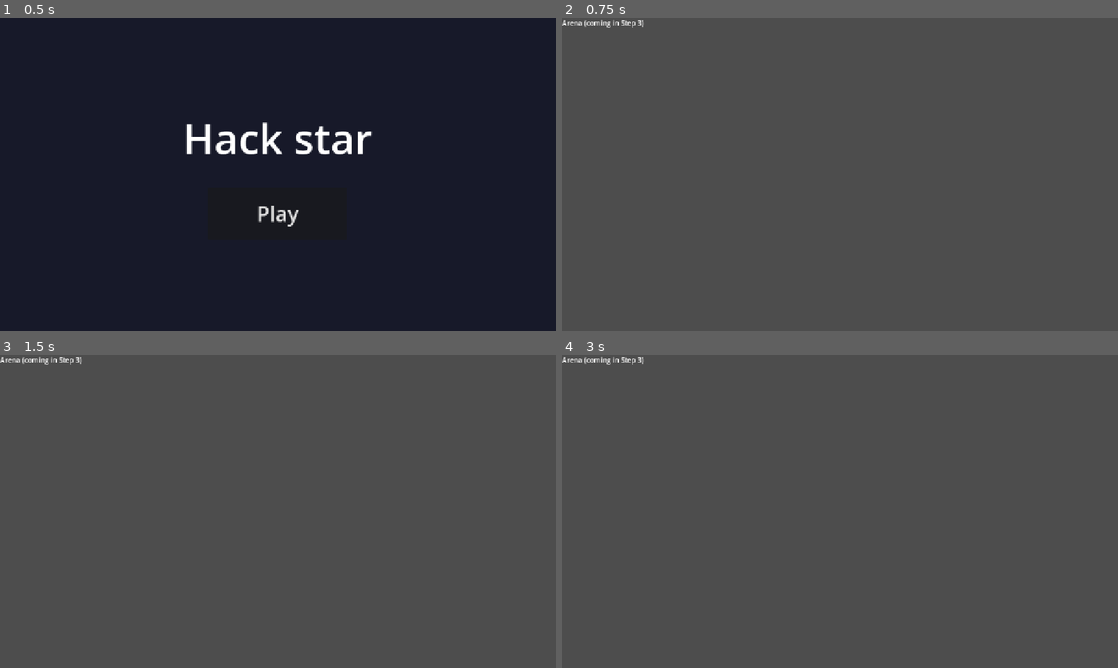
Above: before the commit, frames 1-4 (two rows, left to right).
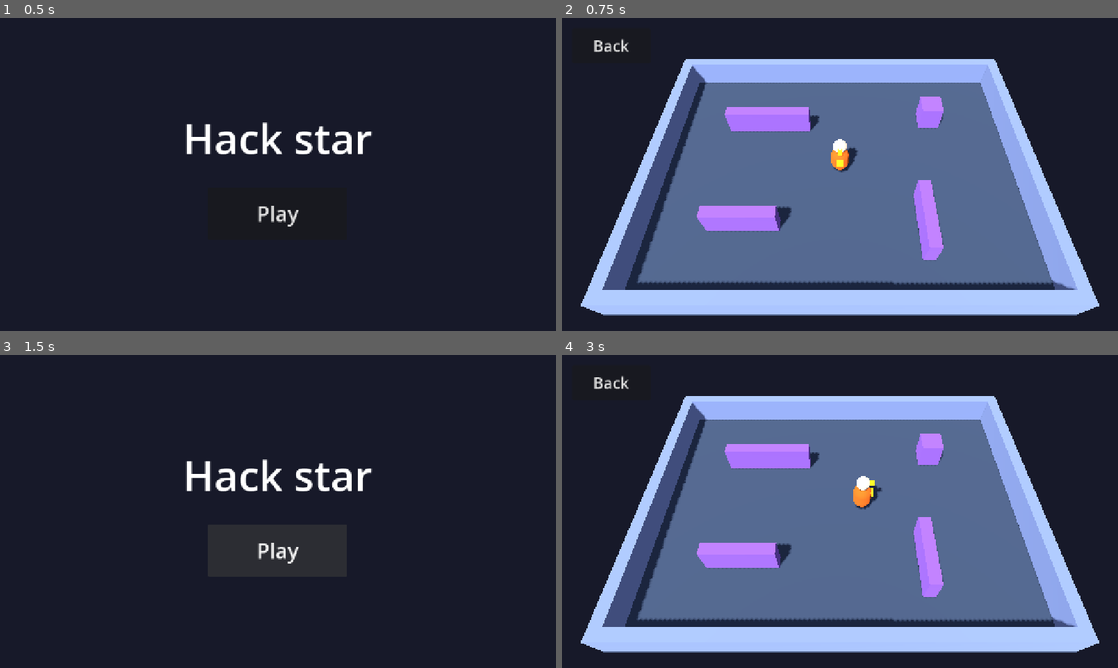
Above: after the commit, the same moments.

Repository: martinnordio/hack_star
Game: Godot game, scene res://scenes/start_screen.tscn
Same seed, same stepped clock (60 frames per second), same inputs: the game is played once before the commit and once after it.
Inputs (mouse positions are in pixels of both pictures, inside the frame that each line leads up to):
- Up to frame 1 (0.5 s): no input
- Up to frame 2 (0.75 s): click "Play" at 0.5 s
- Up to frame 3 (1.5 s): click (50, 383) at 1.25 s, where only the run after the commit has a clickable "Back"
- Up to frame 4 (3 s): click (840, 549) at 2 s, where only the run after the commit has a clickable "Play"; tap Enter at 2.75 s; move the mouse to (962, 495) at 2.77 s; hold D (move_right) from 2.78 s (still down); hold Shift from 2.78 s (still down); click (962, 495) at 2.92 s

Frame 1 is identical in both runs. In frame 2, 100% of the frame differs, in the area x 0-100%, y 0-100%; in frame 3, 100%; in frame 4, 100%.

Commit message:
Step 3: 3D arena with a fighter, keyboard and touch
Co-authored-by: Copilot <223556219+Copilot@users.noreply.github.com>

Diff:
--- /dev/null
+++ b/hack_star_godot/game/movement.gd
@@ -0,0 +1,32 @@
+class_name Movement
+extends RefCounted
+## Pure movement rule: input direction on the screen to velocity on the ground plane.
+## Screen x maps to world x, screen y (down) maps to world z (towards the camera).
+
+
+## Limits a direction to length 1 so a diagonal is never faster than a straight line.
+static func clamp_direction(direction: Vector2) -> Vector2:
+	return direction.limit_length(1.0)
+
+
+## Velocity on the ground plane (y = 0); no input gives zero velocity (the fighter stops).
+static func velocity(direction: Vector2, speed_per_second: float) -> Vector3:
+	var clamped: Vector2 = clamp_direction(direction)
+	return Vector3(clamped.x, 0.0, clamped.y) * speed_per_second
+
+
+## Distance moved in one frame of `delta` seconds.
+static func step(direction: Vector2, speed_per_second: float, delta: float) -> Vector3:
+	return velocity(direction, speed_per_second) * delta
+
+
+## Joystick direction from the finger's offset to the joystick centre, length at most 1.
+static func joystick_direction(offset: Vector2, radius: float) -> Vector2:
+	if radius <= 0.0:
+		return Vector2.ZERO
+	return clamp_direction(offset / radius)
+
+
+## Rotation around y that turns a node's forward (-z) towards the direction.
+static func facing_yaw(direction: Vector2) -> float:
+	return atan2(-direction.x, -direction.y)
--- /dev/null
+++ b/hack_star_godot/scenes/arena.gd
@@ -0,0 +1,71 @@
+extends Node3D
+## The arena: floor, walls, one fighter, a camera above and behind it, and the HUD.
+## Keyboard and touch joystick feed the same movement rule (`game/movement.gd`).
+
+const START_SCREEN: String = "res://scenes/start_screen.tscn"
+## The camera looks at this point from above and behind (towards +z), at this angle down.
+const CAMERA_TARGET: Vector3 = Vector3(0.0, 0.0, 0.4)
+const CAMERA_PITCH_DEGREES: float = 55.0
+const CAMERA_MIN_DISTANCE: float = 8.0
+const CAMERA_MAX_DISTANCE: float = 60.0
+const CAMERA_DISTANCE_STEP: float = 0.25
+## Top corners of the outer walls: the camera moves back until all of them are in view.
+const ARENA_CORNERS: Array[Vector3] = [
+	Vector3(-8.5, 1.2, -6.5),
+	Vector3(8.5, 1.2, -6.5),
+	Vector3(-8.5, 1.2, 6.5),
+	Vector3(8.5, 1.2, 6.5),
+]
+## Free border around the arena as a share of the screen; more at the top for the Back button.
+const FRAME_MARGIN: float = 0.03
+const FRAME_TOP_MARGIN: float = 0.12
+
+## When false, the fighter keeps the `input_direction` set from outside (tests).
+var read_player_input: bool = true
+
+@onready var _fighter: Fighter = $Fighter
+@onready var _camera: Camera3D = $Camera
+@onready var _joystick: TouchJoystick = $Hud/TouchJoystick
+@onready var _back_button: Button = $Hud/BackButton
+
+
+func _ready() -> void:
+	_back_button.pressed.connect(_on_back_pressed)
+	get_viewport().size_changed.connect(_frame_camera)
+	_frame_camera()
+
+
+func _physics_process(_delta: float) -> void:
+	if not read_player_input:
+		return
+	var keys: Vector2 = Input.get_vector("move_left", "move_right", "move_up", "move_down")
+	_fighter.input_direction = Movement.clamp_direction(keys + _joystick.direction)
+
+
+## Places the camera as close as possible while the whole arena fits the screen, so it
+## works in landscape and portrait.
+func _frame_camera() -> void:
+	var view_size: Vector2 = get_viewport().get_visible_rect().size
+	var allowed: Rect2 = Rect2(
+		view_size * Vector2(FRAME_MARGIN, FRAME_TOP_MARGIN),
+		view_size * Vector2(1.0 - 2.0 * FRAME_MARGIN, 1.0 - FRAME_TOP_MARGIN - FRAME_MARGIN)
+	)
+	var pitch: float = deg_to_rad(CAMERA_PITCH_DEGREES)
+	var backwards: Vector3 = Vector3(0.0, sin(pitch), cos(pitch))
+	var distance: float = CAMERA_MIN_DISTANCE
+	while distance < CAMERA_MAX_DISTANCE:
+		_camera.look_at_from_position(CAMERA_TARGET + backwards * distance, CAMERA_TARGET)
+		if _corners_inside(allowed):
+			return
+		distance += CAMERA_DISTANCE_STEP
+
+
+func _corners_inside(allowed: Rect2) -> bool:
+	for corner: Vector3 in ARENA_CORNERS:
+		if not allowed.has_point(_camera.unproject_position(corner)):
+			return false
+	return true
+
+
+func _on_back_pressed() -> void:
+	get_tree().change_scene_to_file(START_SCREEN)
--- a/hack_star_godot/scenes/arena.tscn
+++ b/hack_star_godot/scenes/arena.tscn
@@ -1,8 +1,208 @@
 [gd_scene format=3]
 
+[ext_resource type="Script" path="res://scenes/arena.gd" id="1_arena"]
+[ext_resource type="PackedScene" path="res://scenes/fighter.tscn" id="2_fighter"]
+[ext_resource type="PackedScene" path="res://scenes/touch_joystick.tscn" id="3_joystick"]
+
+[sub_resource type="Environment" id="Environment_arena"]
+background_mode = 1
+background_color = Color(0.09, 0.1, 0.16, 1)
+ambient_light_source = 2
+ambient_light_color = Color(0.75, 0.8, 1, 1)
+ambient_light_energy = 0.45
+
+[sub_resource type="StandardMaterial3D" id="StandardMaterial3D_floor"]
+albedo_color = Color(0.24, 0.29, 0.36, 1)
+
+[sub_resource type="StandardMaterial3D" id="StandardMaterial3D_border"]
+albedo_color = Color(0.5, 0.56, 0.7, 1)
+
+[sub_resource type="StandardMaterial3D" id="StandardMaterial3D_inner"]
+albedo_color = Color(0.55, 0.36, 0.72, 1)
+
+[sub_resource type="BoxMesh" id="BoxMesh_Floor"]
+material = SubResource("StandardMaterial3D_floor")
+size = Vector3(17, 0.2, 13)
+
+[sub_resource type="BoxShape3D" id="BoxShape3D_Floor"]
+size = Vector3(17, 0.2, 13)
+
+[sub_resource type="BoxMesh" id="BoxMesh_WallNorth"]
+material = SubResource("StandardMaterial3D_border")
+size = Vector3(17, 1.2, 0.5)
+
+[sub_resource type="BoxShape3D" id="BoxShape3D_WallNorth"]
+size = Vector3(17, 1.2, 0.5)
+
+[sub_resource type="BoxMesh" id="BoxMesh_WallSouth"]
+material = SubResource("StandardMaterial3D_border")
+size = Vector3(17, 1.2, 0.5)
+
+[sub_resource type="BoxShape3D" id="BoxShape3D_WallSouth"]
+size = Vector3(17, 1.2, 0.5)
+
+[sub_resource type="BoxMesh" id="BoxMesh_WallWest"]
+material = SubResource("StandardMaterial3D_border")
+size = Vector3(0.5, 1.2, 12)
+
+[sub_resource type="BoxShape3D" id="BoxShape3D_WallWest"]
+size = Vector3(0.5, 1.2, 12)
+
+[sub_resource type="BoxMesh" id="BoxMesh_WallEast"]
+material = SubResource("StandardMaterial3D_border")
+size = Vector3(0.5, 1.2, 12)
+
+[sub_resource type="BoxShape3D" id="BoxShape3D_WallEast"]
+size = Vector3(0.5, 1.2, 12)
+
+[sub_resource type="BoxMesh" id="BoxMesh_InnerWallA"]
+material = SubResource("StandardMaterial3D_inner")
+size = Vector3(4, 1.2, 0.5)
+
+[sub_resource type="BoxShape3D" id="BoxShape3D_InnerWallA"]
+size = Vector3(4, 1.2, 0.5)
+
+[sub_resource type="BoxMesh" id="BoxMesh_InnerWallB"]
+material = SubResource("StandardMaterial3D_inner")
+size = Vector3(0.5, 1.2, 3)
+
+[sub_resource type="BoxShape3D" id="BoxShape3D_InnerWallB"]
+size = Vector3(0.5, 1.2, 3)
+
+[sub_resource type="BoxMesh" id="BoxMesh_InnerWallC"]
+material = SubResource("StandardMaterial3D_inner")
+size = Vector3(3, 1.2, 0.5)
+
+[sub_resource type="BoxShape3D" id="BoxShape3D_InnerWallC"]
+size = Vector3(3, 1.2, 0.5)
+
+[sub_resource type="BoxMesh" id="BoxMesh_Pillar"]
+material = SubResource("StandardMaterial3D_inner")
+size = Vector3(1, 1.2, 1)
+
+[sub_resource type="BoxShape3D" id="BoxShape3D_Pillar"]
+size = Vector3(1, 1.2, 1)
+
 [node name="Arena" type="Node3D"]
-
-[node name="Placeholder" type="Label" parent="."]
-offset_right = 400.0
-offset_bottom = 40.0
-text = "Arena (coming in Step 3)"
+script = ExtResource("1_arena")
+
+[node name="WorldEnvironment" type="WorldEnvironment" parent="."]
+environment = SubResource("Environment_arena")
+
+[node name="Sun" type="DirectionalLight3D" parent="."]
+rotation = Vector3(-0.95, -0.55, 0)
+light_energy = 0.9
+shadow_enabled = true
+
+[node name="Camera" type="Camera3D" parent="."]
+position = Vector3(0, 15, 10.5)
+rotation = Vector3(-0.9601, 0, 0)
+current = true
+fov = 50.0
+
+[node name="Floor" type="StaticBody3D" parent="."]
+position = Vector3(0, -0.1, 0)
+
+[node name="Mesh" type="MeshInstance3D" parent="Floor"]
+mesh = SubResource("BoxMesh_Floor")
+
+[node name="Collision" type="CollisionShape3D" parent="Floor"]
+shape = SubResource("BoxShape3D_Floor")
+
+[node name="Walls" type="Node3D" parent="."]
+
+[node name="WallNorth" type="StaticBody3D" parent="Walls"]
+position = Vector3(0, 0.6, -6.25)
+
+[node name="Mesh" type="MeshInstance3D" parent="Walls/WallNorth"]
+mesh = SubResource("BoxMesh_WallNorth")
+
+[node name="Collision" type="CollisionShape3D" parent="Walls/WallNorth"]
+shape = SubResource("BoxShape3D_WallNorth")
+
+[node name="WallSouth" type="StaticBody3D" parent="Walls"]
+position = Vector3(0, 0.6, 6.25)
+
+[node name="Mesh" type="MeshInstance3D" parent="Walls/WallSouth"]
+mesh = SubResource("BoxMesh_WallSouth")
+
+[node name="Collision" type="CollisionShape3D" parent="Walls/WallSouth"]
+shape = SubResource("BoxShape3D_WallSouth")
+
+[node name="WallWest" type="StaticBody3D" parent="Walls"]
+position = Vector3(-8.25, 0.6, 0)
+
+[node name="Mesh" type="MeshInstance3D" parent="Walls/WallWest"]
+mesh = SubResource("BoxMesh_WallWest")
+
+[node name="Collision" type="CollisionShape3D" parent="Walls/WallWest"]
+shape = SubResource("BoxShape3D_WallWest")
+
+[node name="WallEast" type="StaticBody3D" parent="Walls"]
+position = Vector3(8.25, 0.6, 0)
+
+[node name="Mesh" type="MeshInstance3D" parent="Walls/WallEast"]
+mesh = SubResource("BoxMesh_WallEast")
+
+[node name="Collision" type="CollisionShape3D" parent="Walls/WallEast"]
+shape = SubResource("BoxShape3D_WallEast")
+
+[node name="InnerWallA" type="StaticBody3D" parent="Walls"]
+position = Vector3(-3.5, 0.6, -2.5)
+
+[node name="Mesh" type="MeshInstance3D" parent="Walls/InnerWallA"]
+mesh = SubResource("BoxMesh_InnerWallA")
+
+[node name="Collision" type="CollisionShape3D" parent="Walls/InnerWallA"]
+shape = SubResource("BoxShape3D_InnerWallA")
+
+[node name="InnerWallB" type="StaticBody3D" parent="Walls"]
+position = Vector3(3.5, 0.6, 3)
+
+[node name="Mesh" type="MeshInstance3D" parent="Walls/InnerWallB"]
+mesh = SubResource("BoxMesh_InnerWallB")
+
+[node name="Collision" type="CollisionShape3D" parent="Walls/InnerWallB"]
+shape = SubResource("BoxShape3D_InnerWallB")
+
+[node name="InnerWallC" type="StaticBody3D" parent="Walls"]
+position = Vector3(-4, 0.6, 3)
+
+[node name="Mesh" type="MeshInstance3D" parent="Walls/InnerWallC"]
+mesh = SubResource("BoxMesh_InnerWallC")
+
+[node name="Collision" type="CollisionShape3D" parent="Walls/InnerWallC"]
+shape = SubResource("BoxShape3D_InnerWallC")
+
+[node name="Pillar" type="StaticBody3D" parent="Walls"]
+position = Vector3(4.5, 0.6, -3)
+
+[node name="Mesh" type="MeshInstance3D" parent="Walls/Pillar"]
+mesh = SubResource("BoxMesh_Pillar")
+
+[node name="Collision" type="CollisionShape3D" parent="Walls/Pillar"]
+shape = SubResource("BoxShape3D_Pillar")
+
+[node name="Fighter" parent="." instance=ExtResource("2_fighter")]
+rotation = Vector3(0, 3.1416, 0)
+
+[node name="Hud" type="CanvasLayer" parent="."]
+
+[node name="BackButton" type="Button" parent="Hud"]
+custom_minimum_size = Vector2(180, 80)
+offset_left = 24.0
+offset_top = 24.0
+offset_right = 204.0
+offset_bottom = 104.0
+theme_override_font_sizes/font_size = 36
+text = "Back"
+
+[node name="TouchJoystick" parent="Hud" instance=ExtResource("3_joystick")]
+anchors_preset = 2
+anchor_top = 1.0
+anchor_bottom = 1.0
+offset_left = 32.0
+offset_top = -272.0
+offset_right = 272.0
+offset_bottom = -32.0
+grow_vertical = 0
--- /dev/null
+++ b/hack_star_godot/scenes/fighter.gd
@@ -0,0 +1,16 @@
+class_name Fighter
+extends CharacterBody3D
+## A fighter that walks on the ground plane. The arena sets `input_direction` every physics
+## frame from the keyboard and the touch joystick; tests may set it directly.
+
+@export var speed_per_second: float = 5.0
+
+## Direction from the keyboard or the joystick, length at most 1.
+var input_direction: Vector2 = Vector2.ZERO
+
+
+func _physics_process(_delta: float) -> void:
+	velocity = Movement.velocity(input_direction, speed_per_second)
+	move_and_slide()
+	if not input_direction.is_zero_approx():
+		rotation.y = Movement.facing_yaw(input_direction)
--- /dev/null
+++ b/hack_star_godot/scenes/fighter.tscn
@@ -0,0 +1,61 @@
+[gd_scene format=3]
+
+[ext_resource type="Script" path="res://scenes/fighter.gd" id="1_fighter"]
+
+[sub_resource type="CapsuleShape3D" id="CapsuleShape3D_body"]
+radius = 0.4
+height = 1.6
+
+[sub_resource type="StandardMaterial3D" id="StandardMaterial3D_body"]
+albedo_color = Color(0.95, 0.42, 0.12, 1)
+
+[sub_resource type="CapsuleMesh" id="CapsuleMesh_body"]
+material = SubResource("StandardMaterial3D_body")
+radius = 0.4
+height = 1.2
+
+[sub_resource type="StandardMaterial3D" id="StandardMaterial3D_head"]
+albedo_color = Color(1, 0.84, 0.68, 1)
+
+[sub_resource type="SphereMesh" id="SphereMesh_head"]
+material = SubResource("StandardMaterial3D_head")
+radius = 0.3
+height = 0.6
+
+[sub_resource type="StandardMaterial3D" id="StandardMaterial3D_marker"]
+albedo_color = Color(1, 0.92, 0.1, 1)
+emission_enabled = true
+emission = Color(1, 0.85, 0, 1)
+emission_energy_multiplier = 0.6
+
+[sub_resource type="BoxMesh" id="BoxMesh_nose"]
+material = SubResource("StandardMaterial3D_marker")
+size = Vector3(0.16, 0.16, 0.3)
+
+[sub_resource type="BoxMesh" id="BoxMesh_chest"]
+material = SubResource("StandardMaterial3D_marker")
+size = Vector3(0.3, 0.3, 0.2)
+
+[node name="Fighter" type="CharacterBody3D"]
+motion_mode = 1
+script = ExtResource("1_fighter")
+
+[node name="Collision" type="CollisionShape3D" parent="."]
+position = Vector3(0, 0.9, 0)
+shape = SubResource("CapsuleShape3D_body")
+
+[node name="Body" type="MeshInstance3D" parent="."]
+position = Vector3(0, 0.7, 0)
+mesh = SubResource("CapsuleMesh_body")
+
+[node name="Head" type="MeshInstance3D" parent="."]
+position = Vector3(0, 1.55, 0)
+mesh = SubResource("SphereMesh_head")
+
+[node name="Nose" type="MeshInstance3D" parent="."]
+position = Vector3(0, 1.58, -0.32)
+mesh = SubResource("BoxMesh_nose")
+
+[node name="Chest" type="MeshInstance3D" parent="."]
+position = Vector3(0, 0.9, -0.38)
+mesh = SubResource("BoxMesh_chest")
--- /dev/null
+++ b/hack_star_godot/scenes/touch_joystick.gd
@@ -0,0 +1,56 @@
+class_name TouchJoystick
+extends Control
+## On-screen joystick, shown only on touch screens. `direction` has length at most 1:
+## right is +x, down is +y, like the keyboard's `Input.get_vector`.
+
+@export var radius: float = 90.0
+@export var knob_radius: float = 40.0
+
+var direction: Vector2 = Vector2.ZERO
+var _touch_index: int = -1
+
+
+func _ready() -> void:
+	visible = DisplayServer.is_touchscreen_available()
+
+
+func _input(event: InputEvent) -> void:
+	if not visible:
+		return
+	if event is InputEventScreenTouch:
+		var touch: InputEventScreenTouch = event
+		if touch.pressed and _touch_index == -1 and get_global_rect().has_point(touch.position):
+			_touch_index = touch.index
+			_follow(touch.position)
+			get_viewport().set_input_as_handled()
+		elif not touch.pressed and touch.index == _touch_index:
+			_release()
+	elif event is InputEventScreenDrag:
+		var drag: InputEventScreenDrag = event
+		if drag.index == _touch_index:
+			_follow(drag.position)
+			get_viewport().set_input_as_handled()
+
+
+func _notification(what: int) -> void:
+	if what == NOTIFICATION_VISIBILITY_CHANGED and not visible:
+		_release()
+
+
+func _draw() -> void:
+	var centre: Vector2 = size / 2.0
+	draw_circle(centre, radius, Color(1, 1, 1, 0.15))
+	draw_arc(centre, radius, 0.0, TAU, 64, Color(1, 1, 1, 0.5), 3.0, true)
+	draw_circle(centre + direction * radius, knob_radius, Color(1, 1, 1, 0.6))
+
+
+func _follow(screen_position: Vector2) -> void:
+	var offset: Vector2 = screen_position - get_global_rect().get_center()
+	direction = Movement.joystick_direction(offset, radius)
+	queue_redraw()
+
+
+func _release() -> void:
+	_touch_index = -1
+	direction = Vector2.ZERO
+	queue_redraw()
--- /dev/null
+++ b/hack_star_godot/scenes/touch_joystick.tscn
@@ -0,0 +1,12 @@
+[gd_scene format=3]
+
+[ext_resource type="Script" path="res://scenes/touch_joystick.gd" id="1_joystick"]
+
+[node name="TouchJoystick" type="Control"]
+custom_minimum_size = Vector2(240, 240)
+layout_mode = 3
+anchors_preset = 0
+offset_right = 240.0
+offset_bottom = 240.0
+mouse_filter = 2
+script = ExtResource("1_joystick")
--- /dev/null
+++ b/hack_star_godot/tests/test_arena.gd
@@ -0,0 +1,59 @@
+extends GutTest
+
+const ARENA_SCENE: PackedScene = preload("res://scenes/arena.tscn")
+## Inner face of the east wall (x = 8.25 - 0.25) and the north/south walls (z = 6.25 - 0.25).
+const EAST_WALL_INNER_X: float = 8.0
+const SOUTH_WALL_INNER_Z: float = 6.0
+
+var _arena: Node3D
+
+
+func before_each() -> void:
+	_arena = ARENA_SCENE.instantiate()
+	add_child_autofree(_arena)
+
+
+func test_arena_has_fighter_camera_and_walls() -> void:
+	var fighter: Node = _arena.get_node("Fighter")
+	assert_true(fighter is CharacterBody3D, "fighter is a CharacterBody3D")
+	var camera: Camera3D = _arena.get_node("Camera")
+	assert_true(camera.current, "camera is the current camera")
+	var forward: Vector3 = -camera.global_basis.z
+	assert_gt(camera.global_position.y, 0.0, "camera is above the floor")
+	assert_lt(forward.y, 0.0, "camera looks down")
+	assert_lt(forward.z, 0.0, "camera looks from behind, at an angle")
+	var walls: Array[Node] = _arena.get_node("Walls").get_children()
+	assert_gte(walls.size(), 7, "four border walls and some inner walls")
+	for wall: Node in walls:
+		assert_true(wall is StaticBody3D, "%s is a StaticBody3D" % wall.name)
+	assert_true(_arena.get_node("Floor") is StaticBody3D, "floor is a StaticBody3D")
+
+
+func test_camera_frames_the_whole_arena() -> void:
+	var camera: Camera3D = _arena.get_node("Camera")
+	var view: Rect2 = _arena.get_viewport().get_visible_rect()
+	for x: float in [-8.5, 8.5]:
+		for z: float in [-6.5, 6.5]:
+			var corner: Vector3 = Vector3(x, 1.2, z)
+			assert_true(view.has_point(camera.unproject_position(corner)), "%s in view" % corner)
+
+
+func test_arena_has_back_button_and_joystick() -> void:
+	var back: Button = _arena.get_node("Hud/BackButton")
+	assert_eq(back.text, "Back")
+	assert_not_null(_arena.get_node("Hud/TouchJoystick"))
+
+
+func test_fighter_stops_at_east_wall() -> void:
+	var fighter: Fighter = _arena.get_node("Fighter")
+	_arena.read_player_input = false
+	fighter.input_direction = Vector2.RIGHT
+	# 150 frames at 60 per second and 5 m/s is 12.5 m, more than the 8 m to the wall.
+	await wait_physics_frames(150)
+	var position: Vector3 = fighter.global_position
+	assert_lt(position.x, EAST_WALL_INNER_X, "fighter stays inside the east wall")
+	assert_gt(position.x, EAST_WALL_INNER_X - 1.0, "fighter reached the east wall")
+	assert_lt(absf(position.z), SOUTH_WALL_INNER_Z, "fighter stays between north and south")
+	assert_almost_eq(position.y, 0.0, 0.01, "fighter stays on the floor")
+	assert_gt(fighter.rotation.y, -PI / 2.0 - 0.01, "fighter faces east")
+	assert_lt(fighter.rotation.y, -PI / 2.0 + 0.01, "fighter faces east")
--- /dev/null
+++ b/hack_star_godot/tests/test_movement.gd
@@ -0,0 +1,45 @@
+extends GutTest
+
+const SPEED: float = 5.0
+
+
+func test_straight_right_moves_along_x_at_speed() -> void:
+	var velocity: Vector3 = Movement.velocity(Vector2.RIGHT, SPEED)
+	assert_almost_eq(velocity, Vector3(SPEED, 0.0, 0.0), Vector3.ONE * 0.0001)
+
+
+func test_up_moves_away_from_camera() -> void:
+	var velocity: Vector3 = Movement.velocity(Vector2.UP, SPEED)
+	assert_almost_eq(velocity, Vector3(0.0, 0.0, -SPEED), Vector3.ONE * 0.0001)
+
+
+func test_diagonal_is_not_faster() -> void:
+	var velocity: Vector3 = Movement.velocity(Vector2(1.0, 1.0), SPEED)
+	assert_almost_eq(velocity.length(), SPEED, 0.0001)
+	assert_almost_eq(velocity.y, 0.0, 0.0001)
+
+
+func test_no_input_stops() -> void:
+	assert_eq(Movement.velocity(Vector2.ZERO, SPEED), Vector3.ZERO)
+
+
+func test_step_scales_with_delta() -> void:
+	var moved: Vector3 = Movement.step(Vector2.LEFT, SPEED, 0.5)
+	assert_almost_eq(moved, Vector3(-SPEED * 0.5, 0.0, 0.0), Vector3.ONE * 0.0001)
+
+
+func test_joystick_length_is_clamped() -> void:
+	var far: Vector2 = Movement.joystick_direction(Vector2(300.0, 400.0), 100.0)
+	assert_almost_eq(far.length(), 1.0, 0.0001)
+	assert_almost_eq(far, Vector2(0.6, 0.8), Vector2.ONE * 0.0001)
+
+
+func test_joystick_inside_keeps_partial_length() -> void:
+	var half: Vector2 = Movement.joystick_direction(Vector2(0.0, -50.0), 100.0)
+	assert_almost_eq(half, Vector2(0.0, -0.5), Vector2.ONE * 0.0001)
+
+
+func test_facing_yaw_turns_forward_towards_direction() -> void:
+	var direction: Vector2 = Vector2(1.0, 0.0)
+	var forward: Vector3 = Basis(Vector3.UP, Movement.facing_yaw(direction)) * Vector3.FORWARD
+	assert_almost_eq(forward, Vector3(1.0, 0.0, 0.0), Vector3.ONE * 0.0001)
Not shown, added: hack_star_godot/game/movement.gd.uid
Not shown, added: hack_star_godot/scenes/arena.gd.uid
Not shown, added: hack_star_godot/scenes/fighter.gd.uid
Not shown, added: hack_star_godot/scenes/touch_joystick.gd.uid
Not shown, added: hack_star_godot/tests/test_arena.gd.uid
Not shown, added: hack_star_godot/tests/test_movement.gd.uid
Not shown, changed: hack_star_godot/.specs/features/2026_11_21_01_godot_setup_and_first_game_spec.md
